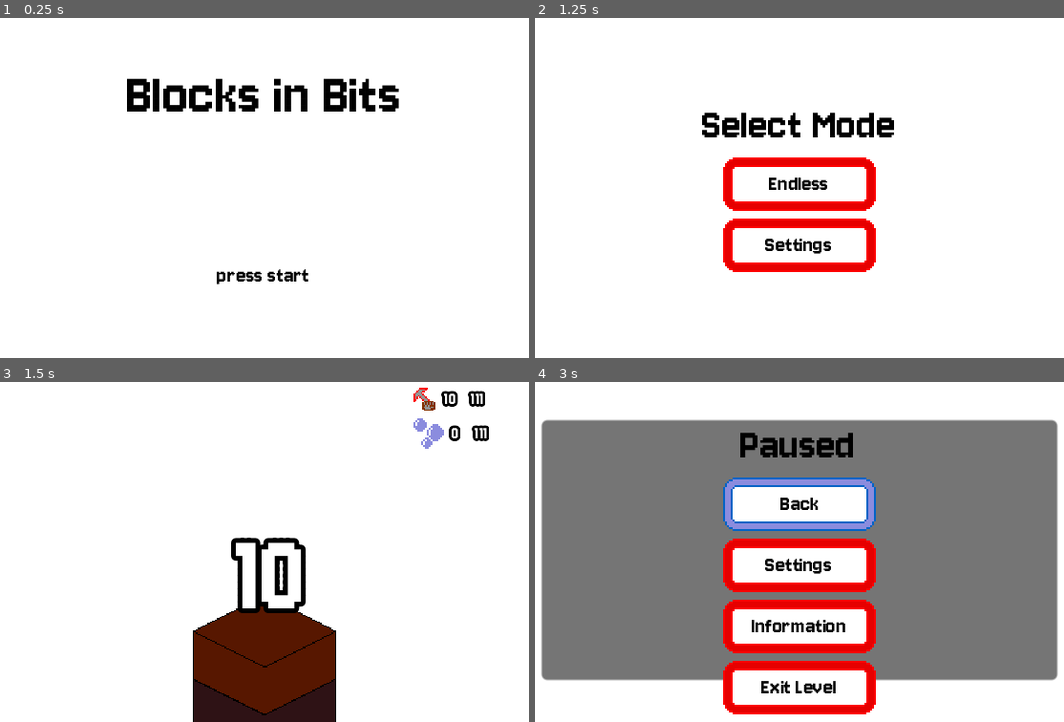
Above: before the commit, frames 1-4 (two rows, left to right).
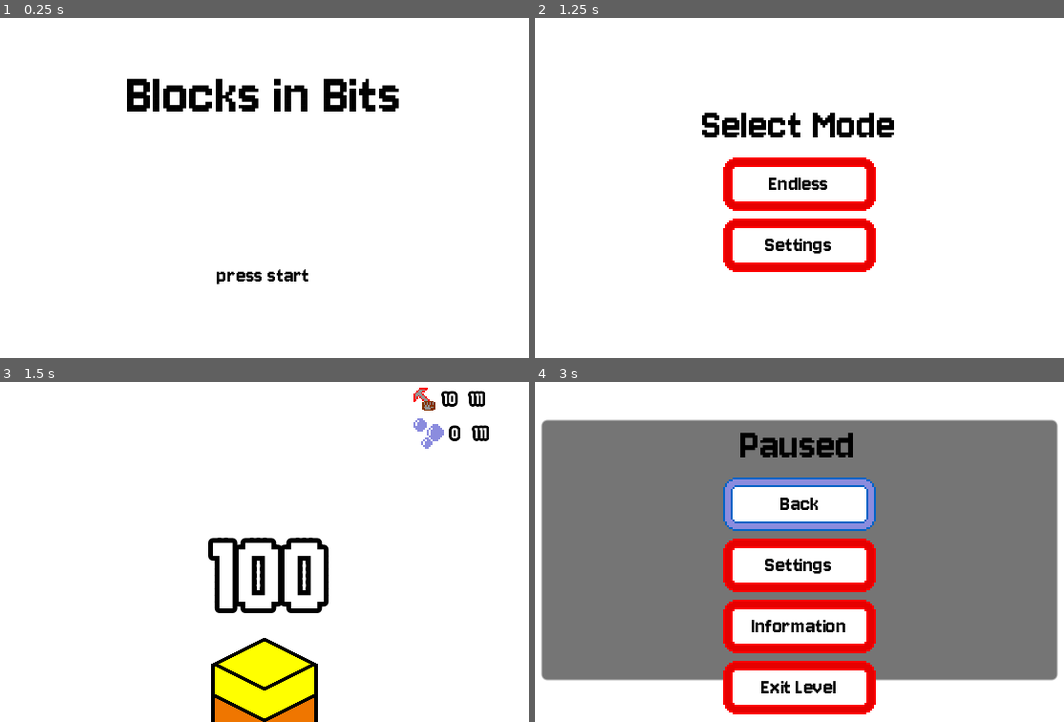
Above: after the commit, the same moments.

Repository: tfcb93/block-in-bits
Game: Godot game, scene res://Scenes/game.tscn
Two runs of this game, one before a commit and one after it. Both use one fixed random seed, a clock stepped at 60 frames per second and the inputs below.
Inputs:
- Up to frame 1 (0.25 s): no input
- Up to frame 2 (1.25 s): tap Enter (start) at 0.5 s; hold Z (action) from 0.53 s (still down)
- Up to frame 3 (1.5 s): release Z (action) at 1.25 s; click "Endless" at 1.25 s
- Up to frame 4 (3 s): tap Enter (start) at 2, 2.1, 2.75 s; hold Z (action) from 2.78 s (still down)

Frames 1-2 are identical in both runs. In frame 3, 11% of the frame differs, in the area x 36-64%, y 45-100%; in frame 4, nothing differs.

Commit message:
Creates new blocks and separates them in a different way; Changes the hit calculation

Diff:
--- /dev/null
+++ b/Resources/blocks/black.tres
@@ -0,0 +1,10 @@
+[gd_resource type="Resource" script_class="Block" load_steps=2 format=3 uid="uid://j0wgmeqcvr5h"]
+
+[ext_resource type="Script" path="res://Scripts/block.gd" id="1_00gv3"]
+
+[resource]
+script = ExtResource("1_00gv3")
+toughness = 90
+min_depth_appearance = 1000
+toughness_increase_factor = 1.1
+color = Color(0, 0, 0, 1)
--- /dev/null
+++ b/Resources/blocks/blue.tres
@@ -0,0 +1,10 @@
+[gd_resource type="Resource" script_class="Block" load_steps=2 format=3 uid="uid://6xnf7kowxlj1"]
+
+[ext_resource type="Script" path="res://Scripts/block.gd" id="1_mysxc"]
+
+[resource]
+script = ExtResource("1_mysxc")
+toughness = 60
+min_depth_appearance = 300
+toughness_increase_factor = 1.2
+color = Color(0, 0, 1, 1)
--- /dev/null
+++ b/Resources/blocks/brown.tres
@@ -0,0 +1,10 @@
+[gd_resource type="Resource" script_class="Block" load_steps=2 format=3 uid="uid://k7gjc07jx48u"]
+
+[ext_resource type="Script" path="res://Scripts/block.gd" id="1_fx83r"]
+
+[resource]
+script = ExtResource("1_fx83r")
+toughness = 40
+min_depth_appearance = 100
+toughness_increase_factor = 1.3
+color = Color(0.593257, 0.306508, 4.81307e-07, 1)
--- a/Resources/blocks/dirt_block.tres
+++ /dev/null
@@ -1,9 +0,0 @@
-[gd_resource type="Resource" script_class="Block" load_steps=2 format=3 uid="uid://86i8pqabdjk3"]
-
-[ext_resource type="Script" path="res://Scripts/block.gd" id="1_dhw5q"]
-
-[resource]
-script = ExtResource("1_dhw5q")
-life = 10
-resistence = 20
-color = Color(0.4, 0.270588, 0, 1)
--- /dev/null
+++ b/Resources/blocks/green.tres
@@ -0,0 +1,10 @@
+[gd_resource type="Resource" script_class="Block" load_steps=2 format=3 uid="uid://cn5g65ab6x3kn"]
+
+[ext_resource type="Script" path="res://Scripts/block.gd" id="1_io7r1"]
+
+[resource]
+script = ExtResource("1_io7r1")
+toughness = 10
+min_depth_appearance = 0
+toughness_increase_factor = 1.5
+color = Color(1.65088e-05, 0.887662, 2.31028e-06, 1)
--- a/Resources/blocks/metal_block.tres
+++ /dev/null
@@ -1,9 +0,0 @@
-[gd_resource type="Resource" script_class="Block" load_steps=2 format=3 uid="uid://o7w1mt3l8iwl"]
-
-[ext_resource type="Script" path="res://Scripts/block.gd" id="1_vo5hr"]
-
-[resource]
-script = ExtResource("1_vo5hr")
-life = 35
-resistence = 70
-color = Color(0.489622, 0.489622, 0.489622, 1)
--- /dev/null
+++ b/Resources/blocks/orange.tres
@@ -0,0 +1,10 @@
+[gd_resource type="Resource" script_class="Block" load_steps=2 format=3 uid="uid://dpm65u5opo63v"]
+
+[ext_resource type="Script" path="res://Scripts/block.gd" id="1_ld7lu"]
+
+[resource]
+script = ExtResource("1_ld7lu")
+toughness = 30
+min_depth_appearance = 0
+toughness_increase_factor = 1.3
+color = Color(0.937419, 0.461545, 3.85046e-07, 1)
--- /dev/null
+++ b/Resources/blocks/pink.tres
@@ -0,0 +1,10 @@
+[gd_resource type="Resource" script_class="Block" load_steps=2 format=3 uid="uid://7ddme5xhrfgs"]
+
+[ext_resource type="Script" path="res://Scripts/block.gd" id="1_ttlh6"]
+
+[resource]
+script = ExtResource("1_ttlh6")
+toughness = 70
+min_depth_appearance = 400
+toughness_increase_factor = 1.2
+color = Color(1, 0.494118, 1, 1)
--- /dev/null
+++ b/Resources/blocks/purple.tres
@@ -0,0 +1,10 @@
+[gd_resource type="Resource" script_class="Block" load_steps=2 format=3 uid="uid://dw47x5cuvibrk"]
+
+[ext_resource type="Script" path="res://Scripts/block.gd" id="1_apt6u"]
+
+[resource]
+script = ExtResource("1_apt6u")
+toughness = 50
+min_depth_appearance = 100
+toughness_increase_factor = 1.3
+color = Color(0.443137, 0, 1, 1)
--- /dev/null
+++ b/Resources/blocks/red.tres
@@ -0,0 +1,10 @@
+[gd_resource type="Resource" script_class="Block" load_steps=2 format=3 uid="uid://d3wwu4k8u6jwk"]
+
+[ext_resource type="Script" path="res://Scripts/block.gd" id="1_r4co3"]
+
+[resource]
+script = ExtResource("1_r4co3")
+toughness = 80
+min_depth_appearance = 500
+toughness_increase_factor = 1.1
+color = Color(1, 0, 0, 1)
--- a/Resources/blocks/stone_block.tres
+++ /dev/null
@@ -1,9 +0,0 @@
-[gd_resource type="Resource" script_class="Block" load_steps=2 format=3 uid="uid://cit5o5q8ctrvt"]
-
-[ext_resource type="Script" path="res://Scripts/block.gd" id="1_p76sm"]
-
-[resource]
-script = ExtResource("1_p76sm")
-life = 30
-resistence = 50
-color = Color(0.212305, 0.212305, 0.212305, 1)
--- /dev/null
+++ b/Resources/blocks/yellow.tres
@@ -0,0 +1,10 @@
+[gd_resource type="Resource" script_class="Block" load_steps=2 format=3 uid="uid://j7oqj1r4b741"]
+
+[ext_resource type="Script" path="res://Scripts/block.gd" id="1_hlyqn"]
+
+[resource]
+script = ExtResource("1_hlyqn")
+toughness = 20
+min_depth_appearance = 0
+toughness_increase_factor = 1.4
+color = Color(1, 1, 0, 1)
--- a/Resources/tools/pickaxe.tres
+++ b/Resources/tools/pickaxe.tres
@@ -5,4 +5,5 @@
 [resource]
 script = ExtResource("1_46qu7")
 name = "Pickaxe"
-resistance = 20
+resistance = 10
+point_multiplyer = 0
--- a/Scenes/block.tscn
+++ b/Scenes/block.tscn
@@ -1,7 +1,7 @@
 [gd_scene load_steps=3 format=3 uid="uid://c7pinsaqsjx6m"]
 
 [ext_resource type="Script" path="res://Scripts/block.gd" id="1_va8nd"]
-[ext_resource type="Texture2D" uid="uid://d0qvcc1rw1t6x" path="res://Resources/Images/base_block.png" id="2_flvk6"]
+[ext_resource type="Texture2D" uid="uid://d0qvcc1rw1t6x" path="res://Resources/Images/base_block_old.png" id="2_flvk6"]
 
 [node name="Block" type="Sprite2D"]
 texture_filter = 1
--- a/Scenes/block_pile.tscn
+++ b/Scenes/block_pile.tscn
@@ -29,11 +29,11 @@
 horizontal_alignment = 1
 
 [node name="under_block" type="Sprite2D" parent="."]
-position = Vector2(160, 170)
-scale = Vector2(0.0625, 0.0625)
+position = Vector2(160, 174)
+scale = Vector2(0.5, 0.5)
 texture = ExtResource("5_lpaxg")
 
 [node name="top_block" type="Sprite2D" parent="."]
-position = Vector2(160, 145)
-scale = Vector2(0.0625, 0.0625)
+position = Vector2(160, 158)
+scale = Vector2(0.5, 0.5)
 texture = ExtResource("5_lpaxg")
--- a/Scenes/level.tscn
+++ b/Scenes/level.tscn
@@ -2,7 +2,7 @@
 
 [ext_resource type="Script" path="res://Scripts/level.gd" id="1_vegkm"]
 [ext_resource type="PackedScene" uid="uid://e5naf2jx66xg" path="res://Scenes/player.tscn" id="2_jowxf"]
-[ext_resource type="Resource" uid="uid://fg6sqeydbjdl" path="res://Resources/tools/hammer.tres" id="3_7xwgd"]
+[ext_resource type="Resource" uid="uid://dgrexfc2jkcf0" path="res://Resources/tools/pickaxe.tres" id="3_1edgm"]
 [ext_resource type="PackedScene" uid="uid://cuexpb3pghlwj" path="res://Scenes/block_pile.tscn" id="5_tawtn"]
 
 [node name="Level" type="Node2D"]
@@ -20,6 +20,6 @@
 grow_vertical = 2
 
 [node name="Player" parent="." instance=ExtResource("2_jowxf")]
-player_tool = ExtResource("3_7xwgd")
+player_tool = ExtResource("3_1edgm")
 
 [node name="Block Pile" parent="." instance=ExtResource("5_tawtn")]
--- a/Scripts/block.gd
+++ b/Scripts/block.gd
@@ -1,6 +1,9 @@
 class_name Block;
 extends Resource;
 
-@export_range(0, 100) var life := 10;
-@export_range(1, 100) var resistance := 50;
+const life = 100;
+
+@export var toughness := 50;
+@export var min_depth_appearance := 0;
+@export var toughness_increase_factor := 1.1;
 @export var color: Color = Color.WHITE;
--- a/Scripts/block_pile.gd
+++ b/Scripts/block_pile.gd
@@ -8,6 +8,7 @@
 @export var sequence: BlockSequence = null;
 
 var blocks = [];
+var block_groups = [0];
 var actual_block_hits := 0;
 
 func _ready() -> void:
@@ -22,20 +23,34 @@
 
 func _on_generate_pile() -> void:
 	if (not sequence):
-		var block_types:Array = Globals.blocks.keys();
+		# var block_types:Array = Globals.blocks.keys();
 		# random order
-		for block in range(1, 3):
-			var rnd := randi_range(0, len(block_types) - 1);
-			var new_block_resource:Block = Globals.blocks[block_types[rnd]];
-			blocks.push_back([new_block_resource.life, new_block_resource.resistance, new_block_resource.color]); # Array<[life, resistance, color]>
+		for block in range(1, 50):
+			generate_new_block();
+			# var rnd := randi_range(0, len(block_types) - 1);
+			# var new_block_resource:Block = Globals.blocks[block_types[rnd]];
+			# blocks.push_back([new_block_resource.life, new_block_resource.toughness, new_block_resource.color]); # Array<[life, resistance, color]>
 	update_block_info();
 
 func _on_insert_element_on_pile() -> void:
-	var block_types:Array = Globals.blocks.keys();
-	var rnd := randi_range(0, len(block_types) - 1);
-	var new_block_resource:Block = Globals.blocks[block_types[rnd]];
-	blocks.push_back([new_block_resource.life, new_block_resource.resistance, new_block_resource.color]); # Array<[life, resistance, color]>
+	# var block_types:Array = Globals.blocks.keys();
+	# var rnd := randi_range(0, len(block_types) - 1);
+	# var new_block_resource:Block = Globals.blocks[block_types[rnd]];
+	# blocks.push_back([new_block_resource.life, new_block_resource.toughness, new_block_resource.color]); # Array<[life, resistance, color]>
+	generate_new_block();
 	update_block_info();
+
+func generate_new_block() -> void:
+	# first, grab a random block group that is valid
+	# access the group
+	# pick up a random block from that group if value is bigger than 1
+	var rnd_group := randi_range(0, len(block_groups) - 1) if len(block_groups) > 1 else 0;
+	var rnd_block_index := randi_range(0, len(Globals.blocks[rnd_group]) - 1) if len(Globals.blocks[rnd_group]) else 0;
+	var block_from_resource:Block = Globals.blocks[rnd_group][rnd_block_index];
+	blocks.push_back([block_from_resource.life, block_from_resource.toughness, block_from_resource.color]);
+
+func update_block_groups() -> void:
+	pass
 
 
 func update_block_info() -> void:
@@ -45,7 +60,7 @@
 
 
 func _on_hit_block(tool_resistance: int) -> void:
-	blocks[0][0] -= ceili(tool_resistance / float(blocks[0][1])); # I need to convert the divisor, otherwise or I change every block resistance to be float or I lost the float part and the ceil will lose it's value here
+	blocks[0][0] -= roundi((tool_resistance / float(blocks[0][1])) * 100);
 	actual_block_hits += 1;
 	if (blocks[0][0] <= 0):
 		blocks.pop_front();
--- a/Scripts/game.gd
+++ b/Scripts/game.gd
@@ -55,4 +55,6 @@
 	var block_files := DirAccess.open("res://Resources/blocks").get_files();
 	for file in block_files:
 		var new_block := load("res://Resources/blocks/" + file);
-		Globals.blocks[file.replace("_block.tres", "")] = new_block;
+		if (not Globals.blocks.get(new_block.min_depth_appearance)):
+			Globals.blocks[new_block.min_depth_appearance] = [];
+		Globals.blocks[new_block.min_depth_appearance].push_back(new_block);
--- a/Scripts/tool.gd
+++ b/Scripts/tool.gd
@@ -2,5 +2,5 @@
 extends Resource;
 
 @export var name: String;
-@export_range(10, 100, 1) var resistance := 10;
+@export var resistance := 5;
 @export_range(1, 10, 1) var point_multiplyer: int;
Binary file changed: Resources/Images/base_block.png
Binary file added: Resources/Images/base_block_old.png
Not shown, changed: Resources/Images/base_block_old.png.import
Not shown: 1 places in Scenes/block_pile.tscn that only renumber resources
